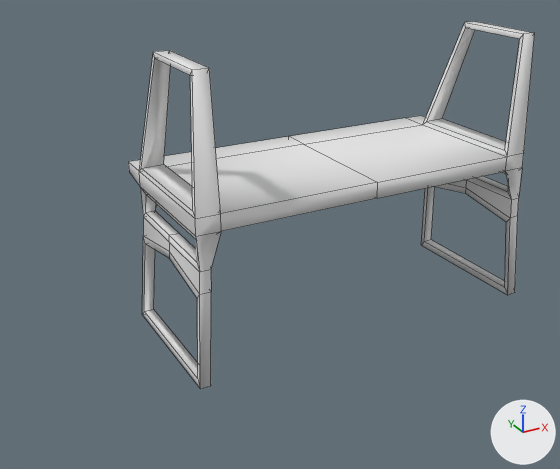
The FBX model EgoFractum/Assets/Models/desk.fbx, before and after one commit.
Rendered twice from a camera (50 mm lens) standing at (-1.61, -2.45, 1.61) and looking at (-0.26, 0.01, 0.37). Arrows for +X, +Y and +Z are at lower right; the lights stay in place. The older version comes first. Mesh edges are drawn as thin lines.

The first picture shows 'Desk'.
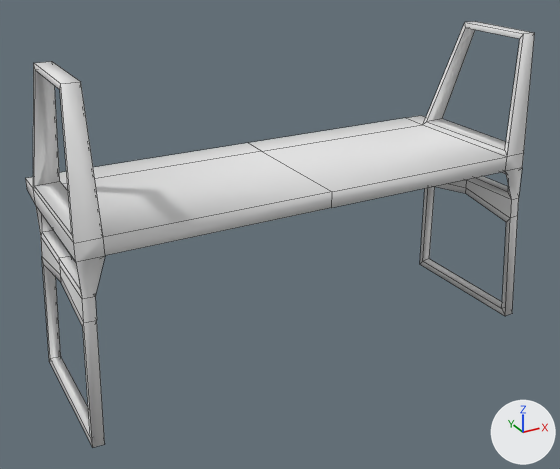
The newer file is also turned or shifted as a whole; pictures and numbers use the older file's frame.

Patch to the scene script:
```diff
--- a/EgoFractum/Assets/Models/desk.fbx.py
+++ b/EgoFractum/Assets/Models/desk.fbx.py
@@ me_cube_004 @@
 # used by ob_desk; location = (0.0, 0.0, 0.0)
 # before: 12 (0.749, -0.278, 0.028), 13 (0.749, 0.278, 0.028) at pixel (431, 239), 14 (0.707, -0.278, 0.026) at pixel (504, 287), 15 (0.707, 0.278, 0.026) at pixel (424, 241), 28 (0.75, -0.301, 0.001) at pixel (514, 292)
 # before: 29 (0.75, 0.301, 0.001), 30 (0.709, 0.301, -0.001) at pixel (421, 245), 31 (0.709, -0.301, -0.001) at pixel (507, 295)
-me_cube_004.from_pydata(...)  # 126 vertices, 137 faces; spans x -0.75..0.75, y -0.301..0.399, z -0.001..1.117
+me_cube_004.from_pydata(...)  # 126 vertices, 137 faces; spans x -1.148..0.75, y -0.301..0.399, z -0.106..1.117
+# me_cube_004 part 1: all 8 vertices in x -0.75..-0.707, y -0.301..0.301, z -0.001..0.028 are moved by (-0.398, 0.0, -0.105)
+# me_cube_004 part 2: all 52 vertices in x -0.728..-0.635, y -0.281..0.399, z 0.334..1.117 are moved by (-0.398, 0.0, 0.0)
+# me_cube_004 part 3: all 6 vertices in x 0.0, y -0.27..0.399, z 0.572..0.636 are moved by (-0.199, 0.0, 0.0)
+# me_cube_004 part 4
+for i in [*range(12, 16), *range(28, 32)]: me_cube_004.vertices[i].co += Vector((0.0, 0.0, -0.105))
 me_cube_004.materials.append(mat_material)
```

Where the change shows, as pixel boxes (x1, y1, x2, y2) in the pictures (560 x 469 px; the box of a moved part takes in the faces that stretch with it):
'Desk', reshaped (25% wider, 16% taller): before (128, 21, 535, 388); after (25, 21, 535, 448)
part 1 of me_cube_004, moved or reshaped: before (142, 236, 211, 388); after (42, 259, 105, 448)
part 2 of me_cube_004, moved or reshaped: before (128, 50, 221, 299); after (25, 61, 105, 327)
part 3 of me_cube_004, moved or reshaped: before (164, 118, 507, 231); after (59, 118, 507, 255)
part 4 of me_cube_004, moved or reshaped: before (421, 186, 518, 295); after (420, 186, 518, 316)
